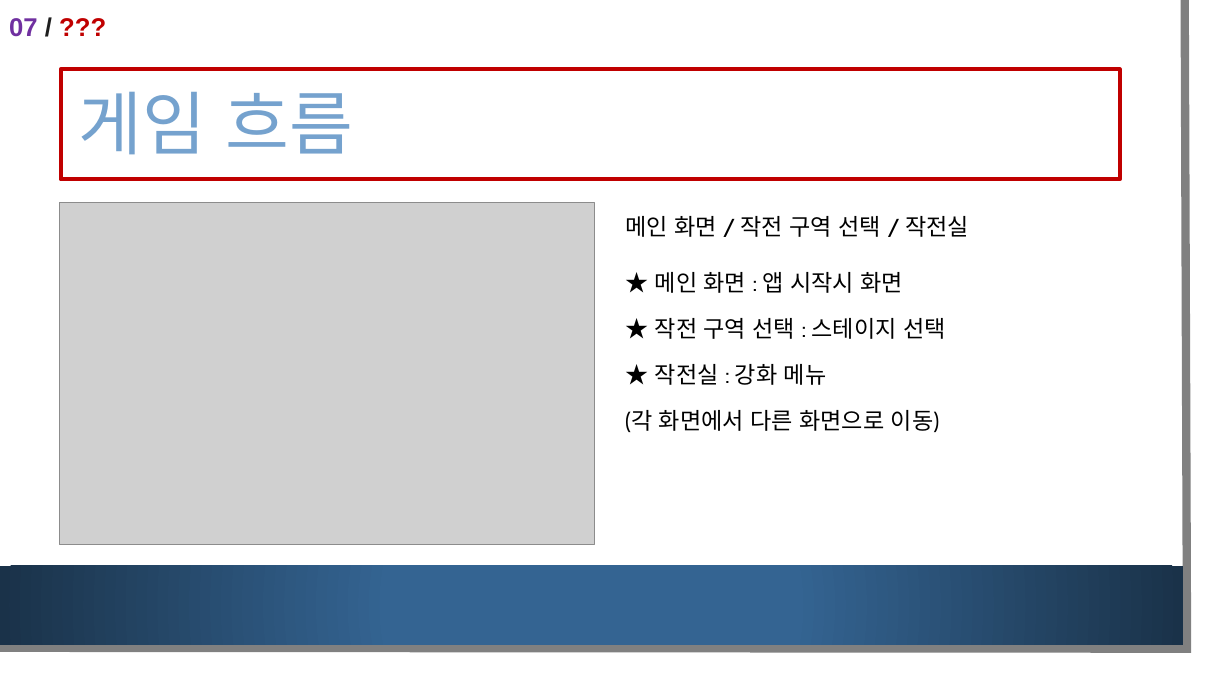
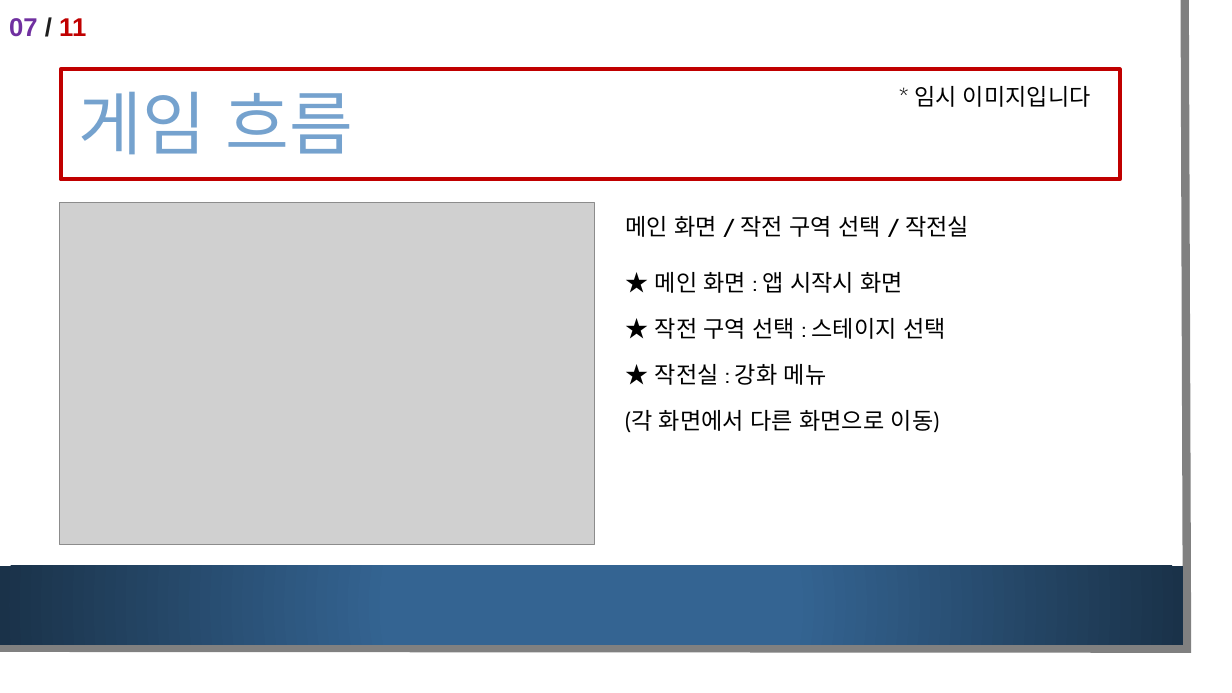
Before and after one commit to pb-wandu/SPGP_2018180040, a slide deck: slide 8 of SPGP 1차 발표.pptx. Drawn at 1232x693 pixels with LibreOffice and Linux fonts; fonts in the diff are those of the drawing; grey boxes stand for pictures; background and template pictures are left out. Boxes give left, top, right and bottom in pixels: in the first picture for what was removed or moved away, otherwise in the second. Text is boxed around its words. In the diff, an @@ line names an element or a change of style, - is before the commit and + after.

```diff
--- a/SPGP 1차 발표.pptx
+++ b/SPGP 1차 발표.pptx
@@ text at box(9, 18, 86, 37): text changed; text colour #C00000 to #7030A0 @@
-07 / ???
+07 / 11
@@ text added at box(914, 86, 1091, 107), 18 pt, text #000000 @@
+* 임시 이미지입니다
```
Also in this commit, not shown: 10 other slides changed, 1 other file.
